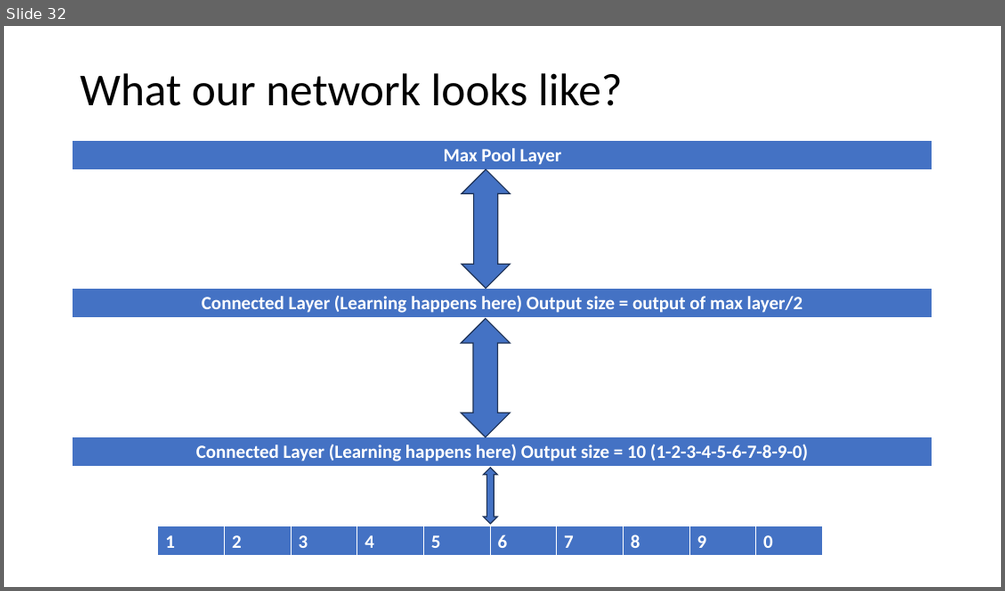
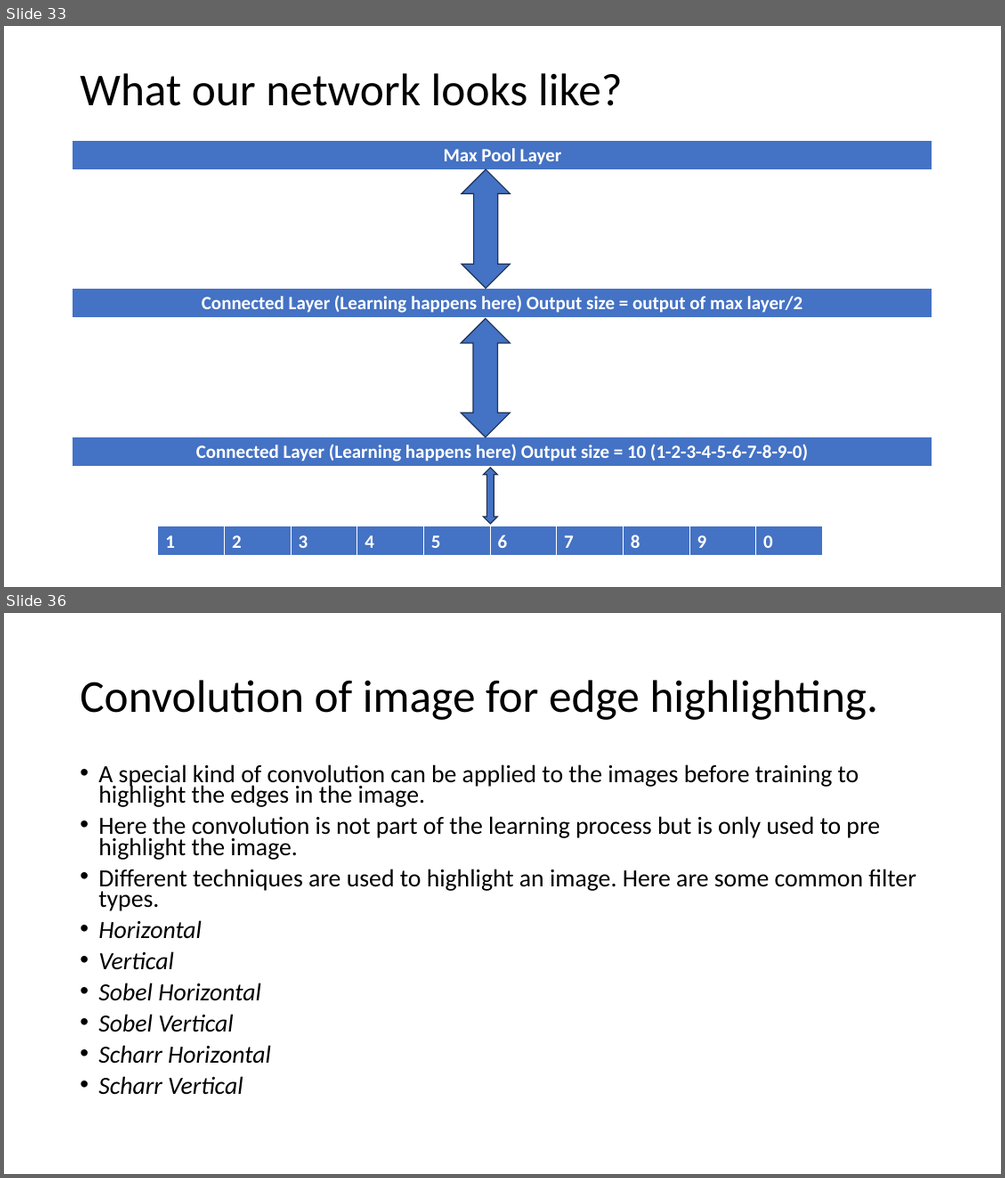
Before and after one commit to mbahrainwala/simpleNN, a slide deck: Introduction To Neural Networks and AI.pptx. Shown one above the other, each under a label of ours: slide 32 before the commit, slides 33 and 36 after it; the slides between them are not shown. The pictures are 1005x591 and 1005x1178 pixels, drawn with LibreOffice and Linux fonts; fonts in the diff are those of the drawing. Boxes give left, top, right and bottom in pixels: in the first picture for what was removed or moved away, otherwise in the second. Text is boxed around its words. In the diff, an @@ line names an element or a change of style, - is before the commit and + after.

```diff
--- a/Introduction To Neural Networks and AI.pptx
+++ b/Introduction To Neural Networks and AI.pptx
@@ slide 36 added at <box>4,613,1001,1174</box>, background #FFFFFF @@
@@ title added at <box>80,680,879,720</box>, 44 pt, text #000000 @@
+Convolution of image for edge highlighting.
@@ text added at <box>98,764,916,1094</box>, 23.8 pt, text #000000 @@
+• A special kind of convolution can be applied to the images before training to highlight the edges in the image.
+• Here the convolution is not part of the learning process but is only used to pre highlight the image.
+• Different techniques are used to highlight an image. Here are some common filter types.
+• Horizontal
+• Vertical
+• Sobel Horizontal
+• Sobel Vertical
+• Scharr Horizontal
+• Scharr Vertical
@@ what was slide 32 is now slide 33 @@
```
Also in this commit, not shown: 1 slide changed, 4 other slides added.
